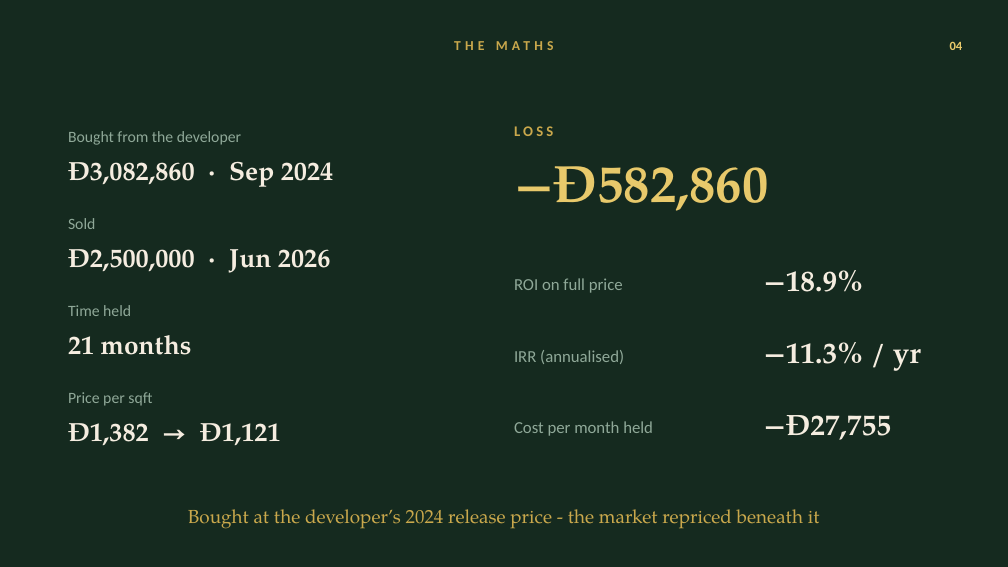
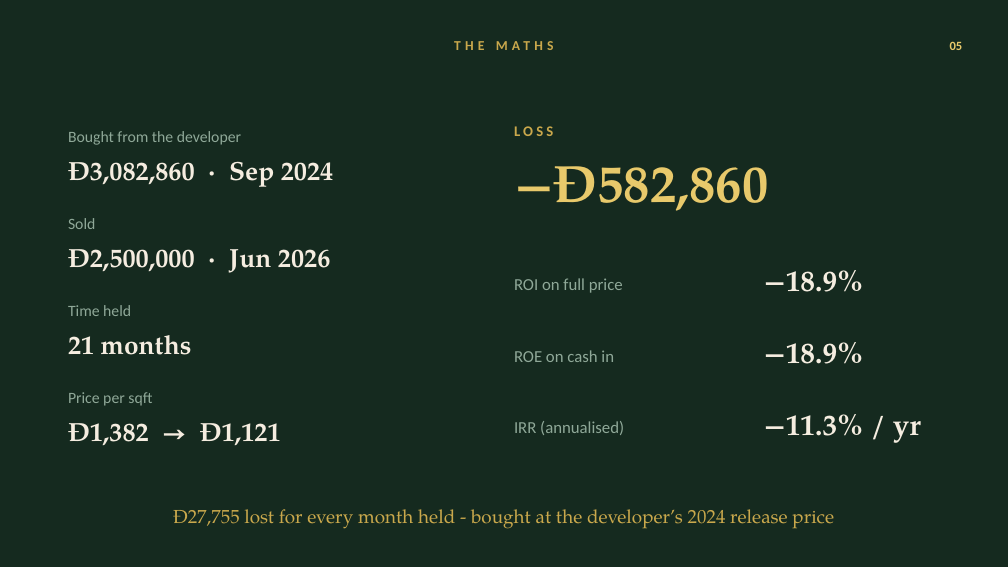
Before and after one commit to calum7macleod/dashboards, a slide deck: slide 5 of content-assets/lagoons-ep2/lagoons-ep2-gone-wrong.pptx (slide 4 before the commit). Drawn at 1008x567 pixels with LibreOffice and Linux fonts; fonts in the diff are those of the drawing. Boxes give left, top, right and bottom in pixels: in the first picture for what was removed or moved away, otherwise in the second. Text is boxed around its words. In the diff, an @@ line names an element or a change of style, - is before the commit and + after.

```diff
--- a/content-assets/lagoons-ep2/lagoons-ep2-gone-wrong.pptx
+++ b/content-assets/lagoons-ep2/lagoons-ep2-gone-wrong.pptx
@@ text at (950,41,963,50): text changed @@
-04
+05
@@ text added at (514,350,614,362), 16 pt, text #8FA898 @@
+ROE on cash in
@@ text added at (764,342,864,364), 28 pt, text #F5EDE0, bold @@
+−18.9%
@@ text "IRR (annualised)": place and size @@
-text "IRR (annualised)" at (514,350,624,364)
+text "IRR (annualised)" at (514,421,624,435)
@@ text "−11.3% / yr": place and size @@
-text "−11.3% / yr" at (764,342,921,371)
+text "−11.3% / yr" at (764,414,921,443)
@@ text removed at (764,415,892,440) @@
-−Đ27,755
@@ text removed at (514,421,653,436) @@
-Cost per month held
@@ text at (173,509,834,529): text changed @@
-Bought at the developer’s 2024 release price - the market repriced beneath it
+Đ27,755 lost for every month held - bought at the developer’s 2024 release price
```
Also in this commit, not shown: 2 other slides changed, 2 slides added, 1 slide removed.
